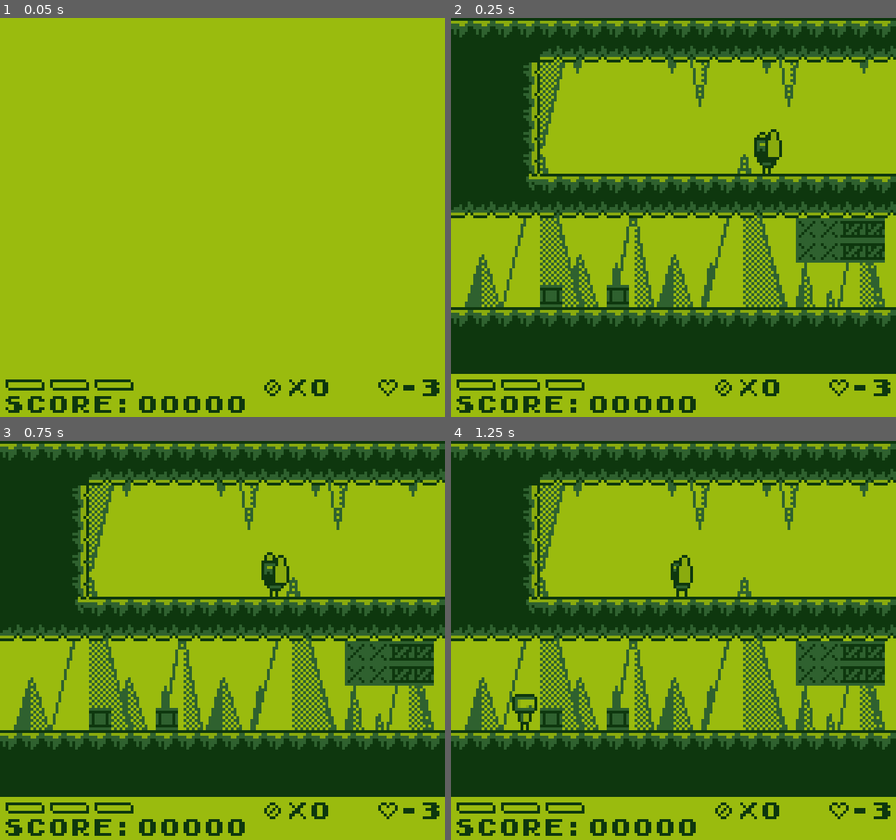
Above: before the commit, frames 1-4 (two rows, left to right).
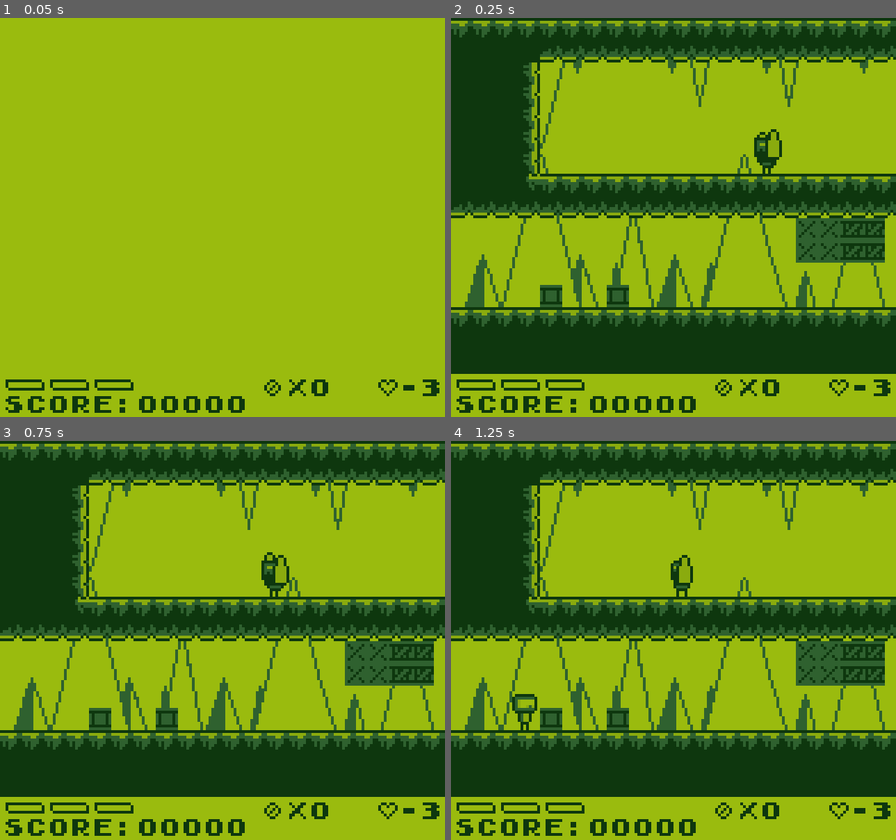
Above: after the commit, the same moments.

Repository: AlanRostem/TurboTrooper
Game: Godot game, scene res://scenes/main/Main.tscn
Two runs of this game, one before a commit and one after it. Both use one fixed random seed, a clock stepped at 60 frames per second and the inputs below. Sound files missing from this copy of the repository are replaced by a short silence.
Inputs:
- Up to frame 1 (0.05 s): no input
- Up to frame 2 (0.25 s): no input
- Up to frame 3 (0.75 s): hold D (move_right) from 0.53 s (still down); tap S (aim_down) at 0.6 s
- Up to frame 4 (1.25 s): keep holding D (move_right); tap Space (jump) at 0.77 s

Frame 1 is identical in both runs. In frame 2, 2.9% of the frame differs, in the area x 6-97%, y 10-73%; in frame 3, 2.9%; in frame 4, 2.9%.

Commit message:
less trippy

Diff:
--- a/project/scenes/game/level/levels/TestingBombLevel.tscn
+++ b/project/scenes/game/level/levels/TestingBombLevel.tscn
@@ -102,6 +102,9 @@
 [node name="EscapeArea" parent="GameWorld" index="5"]
 position = Vector2( 8, 88 )
 
+[node name="ArrowSprite" parent="GameWorld/EscapeArea" index="2"]
+frame = 0
+
 [node name="CheckPoint" parent="." index="5"]
 position = Vector2( 788, 96 )
 
Binary file changed: project/assets/sprites/parallax/cave.png
